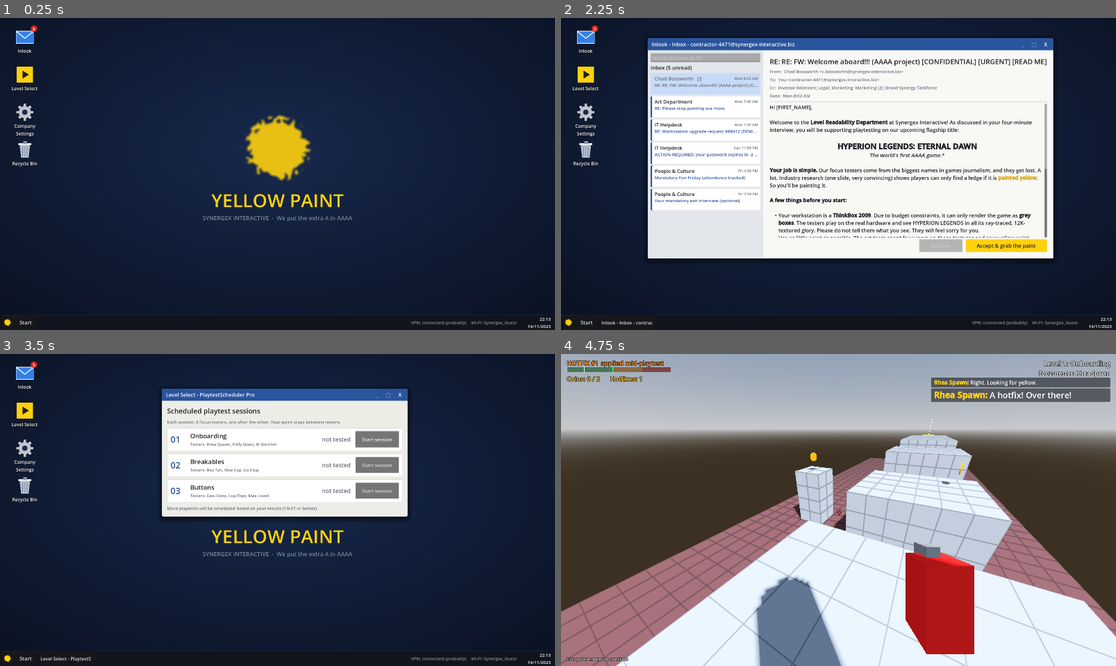
Above: before the commit, frames 1-4 (two rows, left to right).
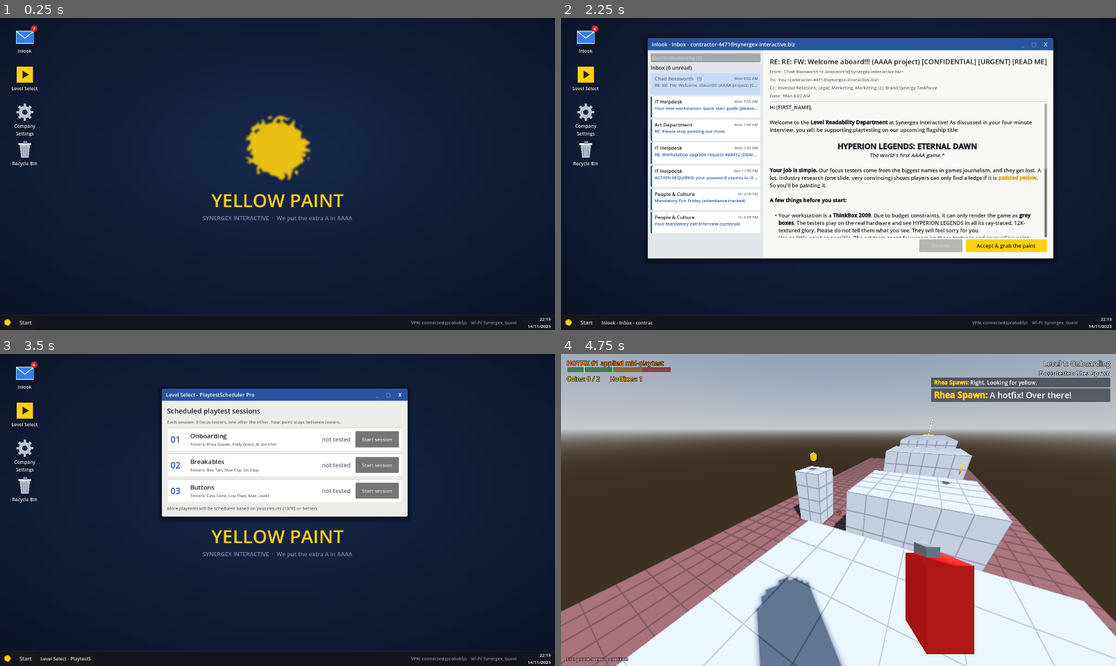
Above: after the commit, the same moments.

Repository: RSghr/yellow-paint
Game: Godot game, scene res://level_select.tscn
The game is run twice, just before and just after one commit, with the same random seed, the same clock (stepped at 60 frames per second) and the same inputs.
Inputs (mouse positions are in pixels of both pictures, inside the frame that each line leads up to):
- Up to frame 1 (0.25 s): no input
- Up to frame 2 (2.25 s): click "Start" at 0.5 s; click "Start" at 1.25 s; click (583, 42) at 2.02 s
- Up to frame 3 (3.5 s): click "Accept & grab the paint" at 2.75 s
- Up to frame 4 (4.75 s): click "Start session" at 3.5 s; tap Enter (start_test) at 4.25 s; move the mouse to (866, 510) at 4.27 s; hold W (move_forward) from 4.28 s (still down); hold Backspace (clear_paint) from 4.28 s (still down); tap Space (jump) at 4.52 s; click (866, 510) at 4.55 s

The runs differ from the first frame. In frame 1, less than 0.1% of the frame differs, in the area x 5-7%, y 2-5%; in frame 2, 2.0%, in the area x 5-36%, y 2-70%; in frame 3, less than 0.1%; in frame 4, nothing differs.

Commit message:
IT quick start mail (controls, subtle paint, hotfixes, 10/15) + Caps Lock joke
Co-Authored-By: Claude Opus 5.5 <noreply@anthropic.com>
Claude-Session: https://claude.ai/code/session_01W5jG8cMnz72ugdxaP4H6QQ

Diff:
--- a/game.gd
+++ b/game.gd
@@ -166,6 +166,9 @@
 
 
 func _unhandled_input(event: InputEvent) -> void:
+	if event is InputEventKey and event.pressed and not event.echo and event.keycode == KEY_CAPSLOCK:
+		_caps_lock_joke()
+		return
 	if event.is_action_pressed("start_test"):
 		message_label.text = ""
 		round_intro.dismiss()
@@ -312,6 +315,17 @@
 	paint_gauge.flash = 1.0
 	paint_label.add_theme_color_override("font_color", Color(1, 0.25, 0.2))
 	paint_label.text = "OUT OF PAINT! Scrape some (right click) to reuse it."
+
+
+## Caps Lock: "does something outlandish", but it's a ThinkBox 2009 Pro feature (see the IT quick start mail).
+func _caps_lock_joke() -> void:
+	if _out_of_paint_timer > 0.0:
+		return
+	_out_of_paint_timer = 2.5
+	Sfx.play("out_of_paint", 0.0)
+	paint_label.add_theme_color_override("font_color", Color(1, 0.25, 0.2))
+	paint_label.text = ["This feature requires ThinkBox 2009 Pro.", "Caps Lock is a premium feature. Upgrade to ThinkBox 2009 Pro.",
+		"Nice try. ThinkBox 2009 Pro only."].pick_random()
 
 
 func _on_scrape_denied() -> void:
--- a/inbox.gd
+++ b/inbox.gd
@@ -42,6 +42,45 @@
 [font_size=15][color=#6b6e7a]*Fourth A pending legal review. This email and any attachments are confidential and may contain enthusiasm. If you received it by mistake, you now work here.[/color][/font_size]""",
 	},
 	{
+		id = "keys",
+		from = "IT Helpdesk",
+		address = "helpdesk@synergex-interactive.biz",
+		cc = "",
+		subject = "Your new workstation: quick start guide (please read, we are begging you)",
+		date = "Mon 7:55 AM",
+		flag = false,
+		body = """Hi,
+
+Welcome to your ThinkBox 2009. It has been reformatted for you. Most of it.
+
+[b]Controls[/b]
+[ul][b]{move}[/b] to walk, [b]{sprint}[/b] to sprint. [b]{paint}[/b] to paint, [b]{scrape}[/b] to scrape paint off (you get it back).
+[b]{start_test}[/b] starts the playtest. The tester only starts looking around when you press it.
+[b]{toggle_fly}[/b] switches gravity off. Facilities asked us to remind you this only works inside the game.
+Hold [b]{jump}[/b] to fly up. [b]{fly_down}[/b] to go down.
+[b]{toggle_spectator}[/b] switches to the camera that follows the tester automatically.
+[b]{fast_forward}[/b] fast-forwards the playtest. The dev team managed to bend spacetime so the tester behaves exactly the same. Please do not ask them how. They do not know either.
+Hold [b]{reset_runner}[/b] to restart the tester.
+[b]{toggle_ai_debug}[/b] toggles the debug view: what the tester has noticed, and how far it can jump.
+[b]{clear_paint}[/b] deletes all your paint (only before a playtest).
+[b]{toggle_tester_card}[/b] shows the tester's profile again. Read it. They are all different.
+[b]Caps Lock[/b] does something truly outlandish. It has been disabled, as the feature is part of [i]ThinkBox 2009 Pro[/i], which you do not have.[/ul]
+
+[b]About the yellow paint[/b]
+Yellow paint must be [b]subtle[/b], but it has to get the player through the level. On your grey boxes the way looks obvious. It is not. The testers see 12K moss, ray-traced puddles and about forty overlapping textures per ledge, and they have no idea where to go. One well-placed splat beats ten random ones.
+
+[b]Hotfixes[/b]
+If a playtest goes wrong, you can paint a [color=#e0402a][b]red hotfix[/b][/color] during the session. The tester will drop everything and go there. Use it in emergencies only: it breaks immersion, and your score with it.
+
+[b]Scores[/b]
+Each level is rated [b]out of 15[/b] (three testers, five stars each). A level needs at least [b]10/15[/b] before management schedules the next playtest.
+
+If you have any further questions, please open a ticket. Tickets are reviewed quarterly.
+
+IT Helpdesk
+[font_size=15][color=#6b6e7a]Have you tried turning it off and on again? Please don't, it takes forty minutes.[/color][/font_size]""",
+	},
+	{
 		id = "art",
 		from = "Art Department",
 		address = "art-direction@synergex-interactive.biz",
@@ -162,6 +201,9 @@
 	var mails: Array = Progress.delivered_mails.duplicate()
 	mails.reverse()
 	for m in MAILS:
+		if m.id == "keys":
+			m = m.duplicate()
+			m.body = _with_keys(m.body)
 		if Progress.resignations > 0 and m.id in ["welcome", "hr_exit"]:
 			m = m.duplicate()
 			if m.id == "welcome":
@@ -173,6 +215,38 @@
 	return mails
 
 
+## The quick start guide shows the keys of THIS keyboard (from the Input Map). {action} = its key(s);
+## {move} = the four move keys. Lines naming an action that doesn't exist are left out.
+static func _with_keys(body: String) -> String:
+	var menu: GDScript = load("res://settings_menu.gd")
+	var lines: PackedStringArray = []
+	for line in body.split("\n"):
+		var ok := true
+		var start := line.find("{")
+		while start != -1:
+			var end := line.find("}", start)
+			if end == -1:
+				break
+			var action := line.substr(start + 1, end - start - 1)
+			var keys := ""
+			if action == "move":
+				var parts: PackedStringArray = []
+				for a in ["move_forward", "move_left", "move_back", "move_right"]:
+					if InputMap.has_action(a):
+						parts.append(menu._keys_for(a))
+				keys = "".join(parts)
+			elif InputMap.has_action(action):
+				keys = menu._keys_for(action).split(" / ")[0]  # Just the main key ("Enter", not "Enter / Kp Enter").
+			if keys == "":
+				ok = false
+				break
+			line = line.substr(0, start) + keys + line.substr(end + 1)
+			start = line.find("{", start + keys.length())
+		if ok:
+			lines.append(line)
+	return "\n".join(lines)
+
+
 static func unread_count() -> int:
 	var n := 0
 	for m in all_mails():
Not shown, changed: CLAUDE.md
